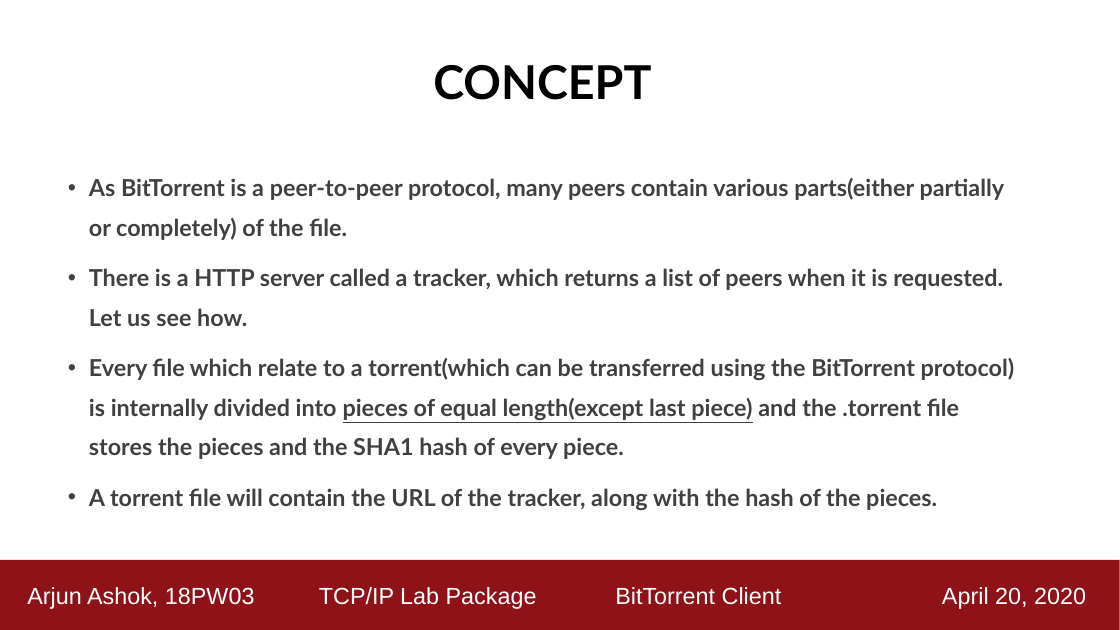
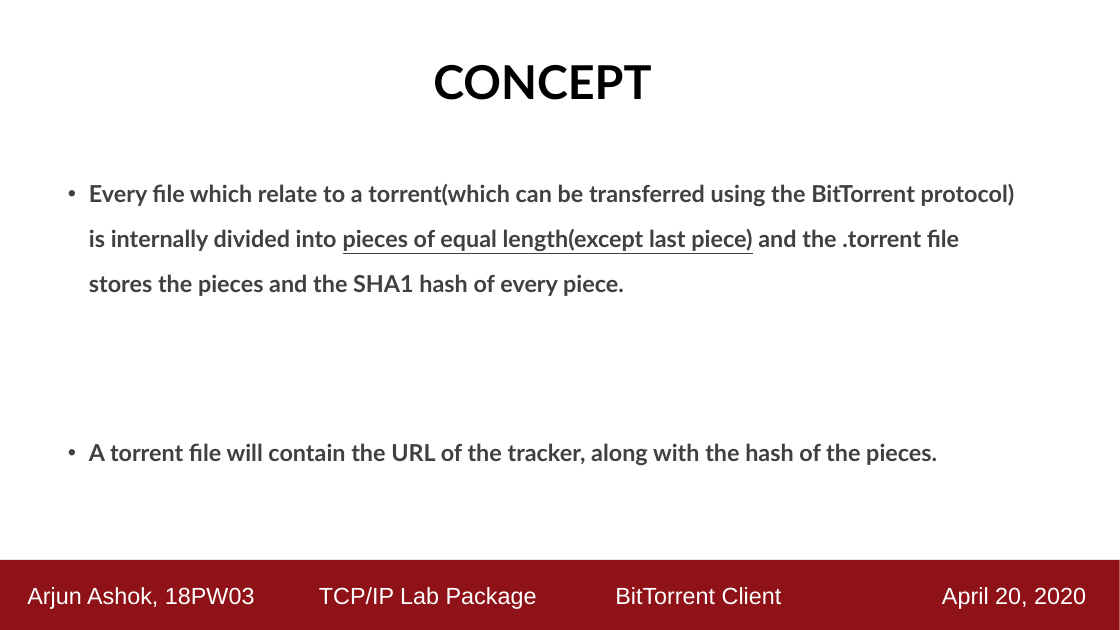
Before and after one commit to ashok-arjun/Torrenter, a slide deck: slide 6 of Demo_Presentation.pptx. Drawn at 1120x630 pixels with LibreOffice and Linux fonts; fonts in the diff are those of the drawing. Boxes give left, top, right and bottom in pixels: in the first picture for what was removed or moved away, otherwise in the second. Text is boxed around its words. In the diff, an @@ line names an element or a change of style, - is before the commit and + after.

```diff
--- a/Demo_Presentation.pptx
+++ b/Demo_Presentation.pptx
@@ text "Every file which relate to ..." at <box>89,184,1015,465</box>: line spacing 1.4 to 1.6 @@
@@ text at <box>89,178,1005,326</box>: paragraphs removed @@
-• As BitTorrent is a peer-to-peer protocol, many peers contain various parts(either partially or completely) of the file.
-• There is a HTTP server called a tracker, which returns a list of peers when it is requested. Let us see how.
```
Also in this commit, not shown: 9 other slides changed, 9 slides added, 39 other files.
